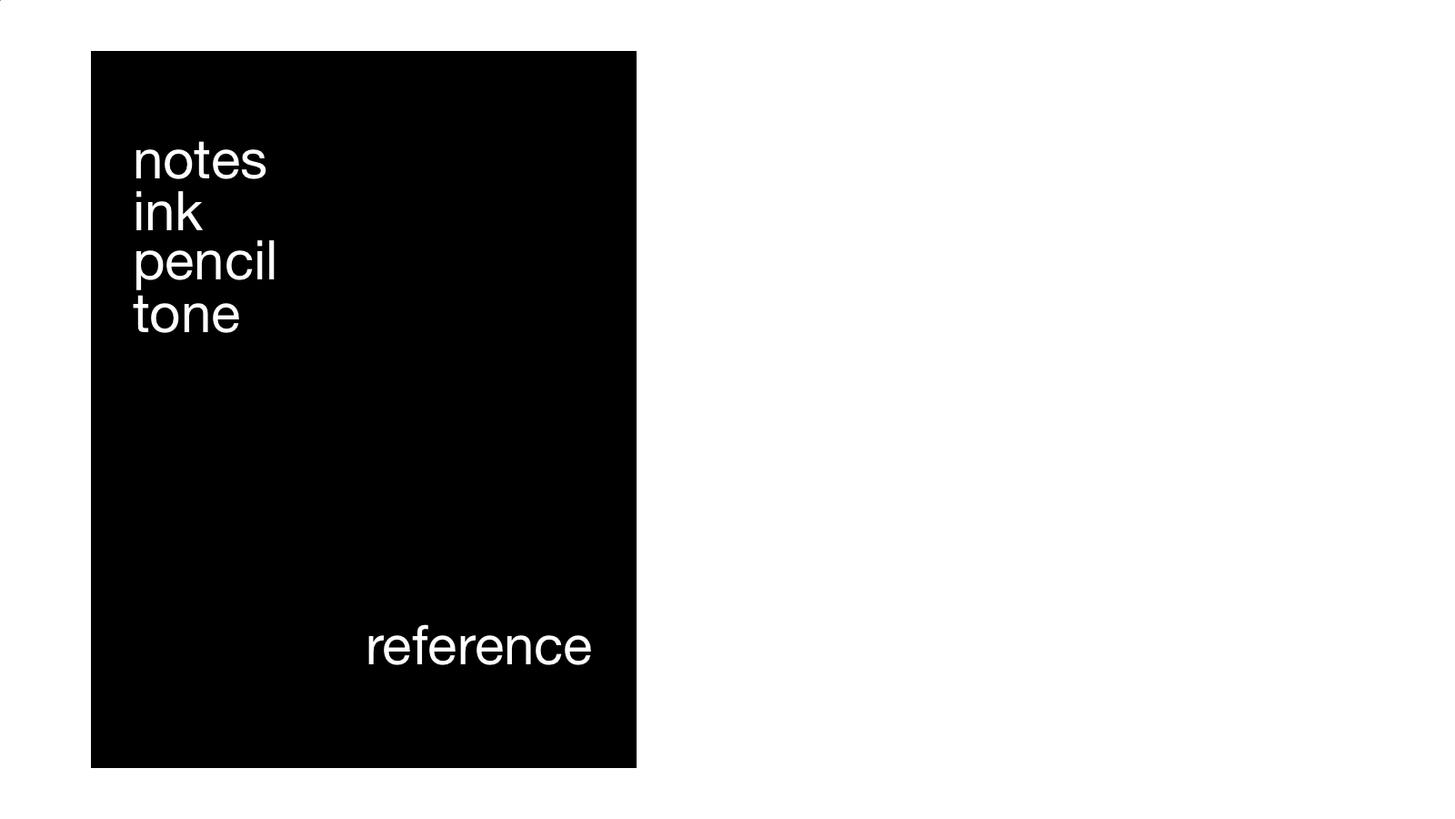
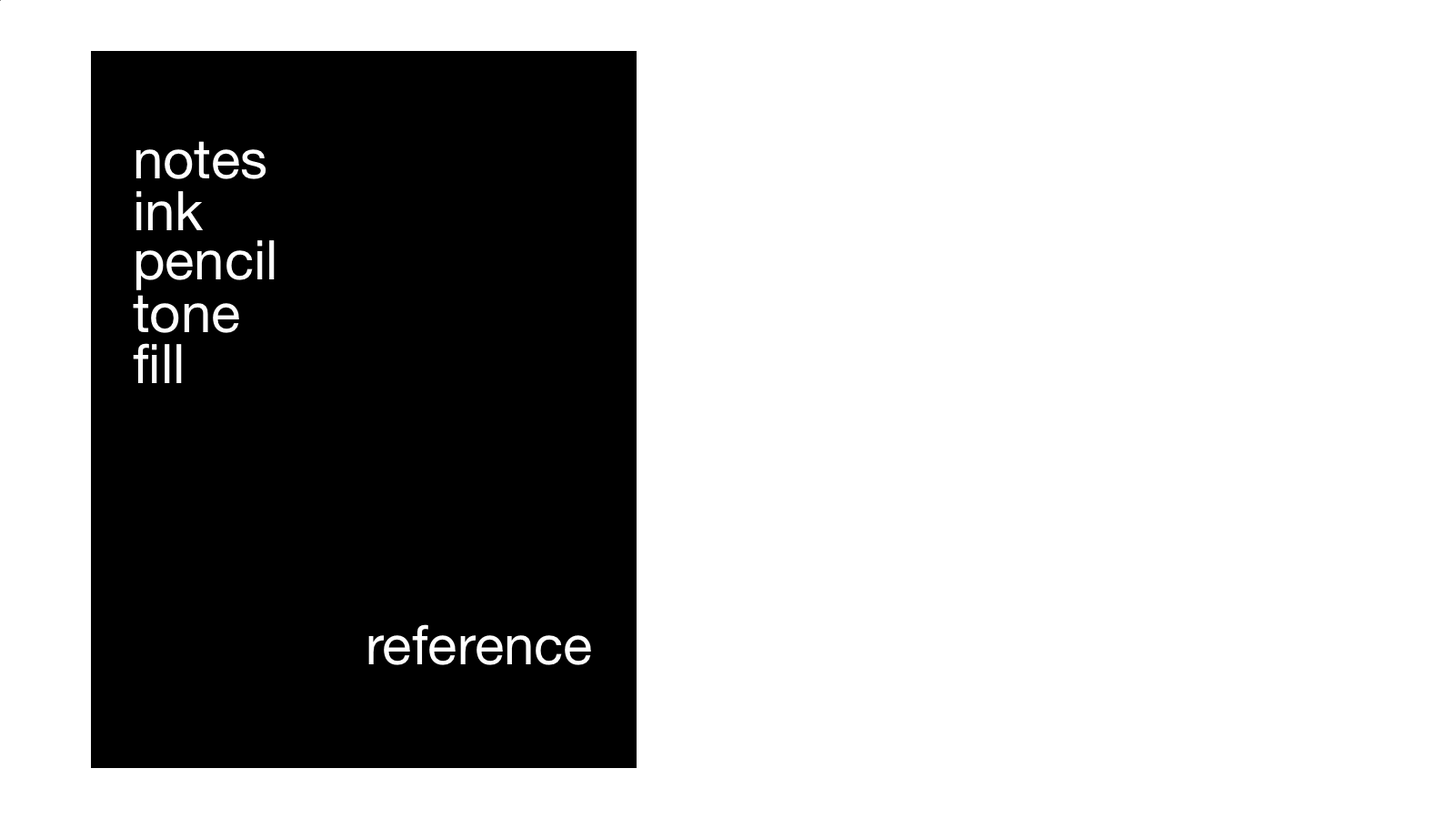
Layers edited between the first and the second 1455x819 image:
painted on "fill" over [132, 342, 182, 383]
